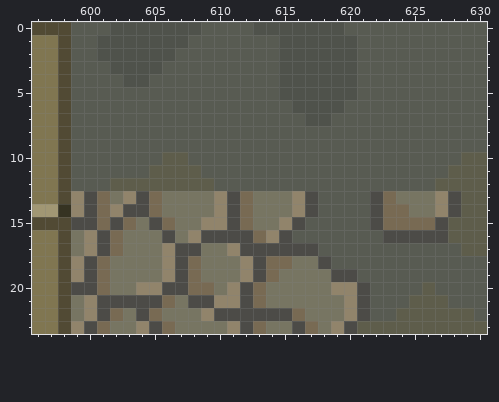
A pixel-art file gets an edit: assets/02_architecture/04_casino/fullScene.aseprite. The picture above is the old version.
640x360 pixels, 1 frame. Colours within 5 levels of each other are drawn and written as one. Shown: x 596..630, y 0..23.
Now the later version:
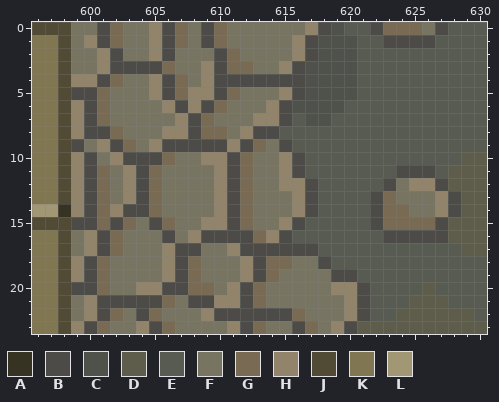
Palette (. is transparent): A #363322  B #4c4b47  C #4f524b  D #5e5d4b  E #585b52  F #777562  G #786a53  H #91846b  J #514a34  K #807651  L #a19774
From old to new:
--- layer "Layer 2"
@@ x 596..630 @@
- 0 JJJEEECCCCCCCEEEECCCCCCCEEEEEEEEEEE
- 1 KKJEECCCCCCCEEEEEEECCCCCCEEEEEEEEEE
- 2 KKJEECCCCCCEEEEEEEECCCCCCEEEEEEEEEE
- 3 KKJEEECCCCEEEEEEEEECCCCCCEEEEEEEEEE
- 4 KKJEEEECCEEEEEEEEEECCCCCCEEEEEEEEEE
- 5 KKJEEEEEEEEEEEEEEEECCCCCCEEEEEEEEEE
- 6 KKJEEEEEEEEEEEEEEEEECCCCEEEEEEEEEEE
- 7 KKJEEEEEEEEEEEEEEEEEECCEEEEEEEEEEEE
- 8 KKJEEEEEEEEEEEEEEEEEEEEEEEEEEEEEEEE
- 9 KKJEEEEEEEEEEEEEEEEEEEEEEEEEEEEEEEE
-10 KKJEEEEEEEDDEEEEEEEEEEEEEEEEEEEEEDD
-11 KKJEEEEEEDDDDEEEEEEEEEEEEEEEEEEEDDD
-12 KKJEEEDDDDDDDDEEEEEEEEEEEEEEEEEDDDD
+ 0 JJJFFBGFFHBGFBGFFFFFFHBCEEBGGGFBEEE
+ 1 KKJFHBGFFHBGFBGFFFFFHBCCCEEBBBBEEEE
+ 2 KKJFFHBFFHBFFFBGFFFFHBCCCEEEEEEEEEE
+ 3 KKJFFHBBBBGFFHBGGFFHBCCCCEEEEEEEEEE
+ 4 KKJHHBGFFHBGFHBBBBBBBCCCCEEEEEEEEEE
+ 5 KKJBBGFFFHBGHHBGFFFHBCCCCEEEEEEEEEE
+ 6 KKJHBGFFFFHBHBGFFFHBCCCCEEEEEEEEEEE
+ 7 KKJHBGFFFFFHBGFFFHHBECCEEEEEEEEEEEE
+ 8 KKJHBBGFFFHHBGGFHBBEEEEEEEEEEEEEEEE
+ 9 KKJBFHBGFHBBBBBHBGFBEEEEEEEEEEEEEEE
+10 KKJHBFHBBBGFFHHBGFFHBEEEEEEEEEEEEDD
+11 KKJHBGFHBGFFFFHBGFFHBEEEEEEEBBBEDDD
+12 KKJHBGFHBGFFFFHBGFFHHBEEEEEBFHHBDDD
 13 KKJHBGFHBGFFFFHBGFFFHBEEEEBGFFFHBDD
Changed places in both pictures, as pixel boxes (x1, y1, x2, y2):
changed: (71, 22, 448, 191)
